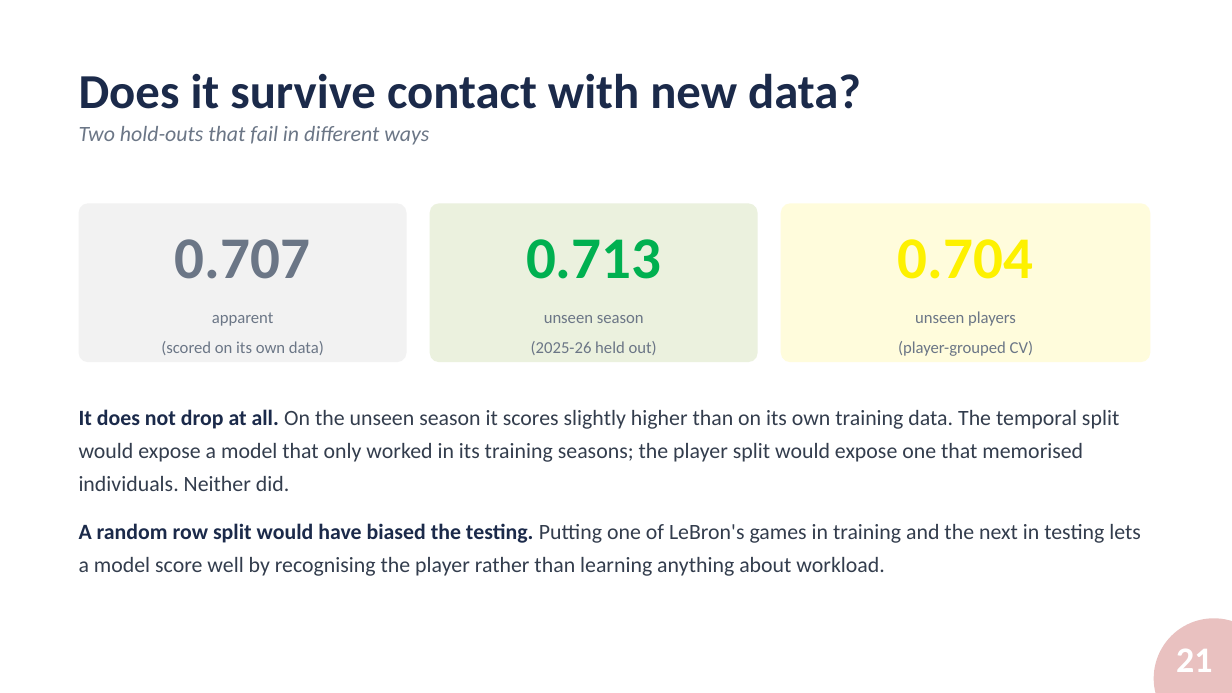
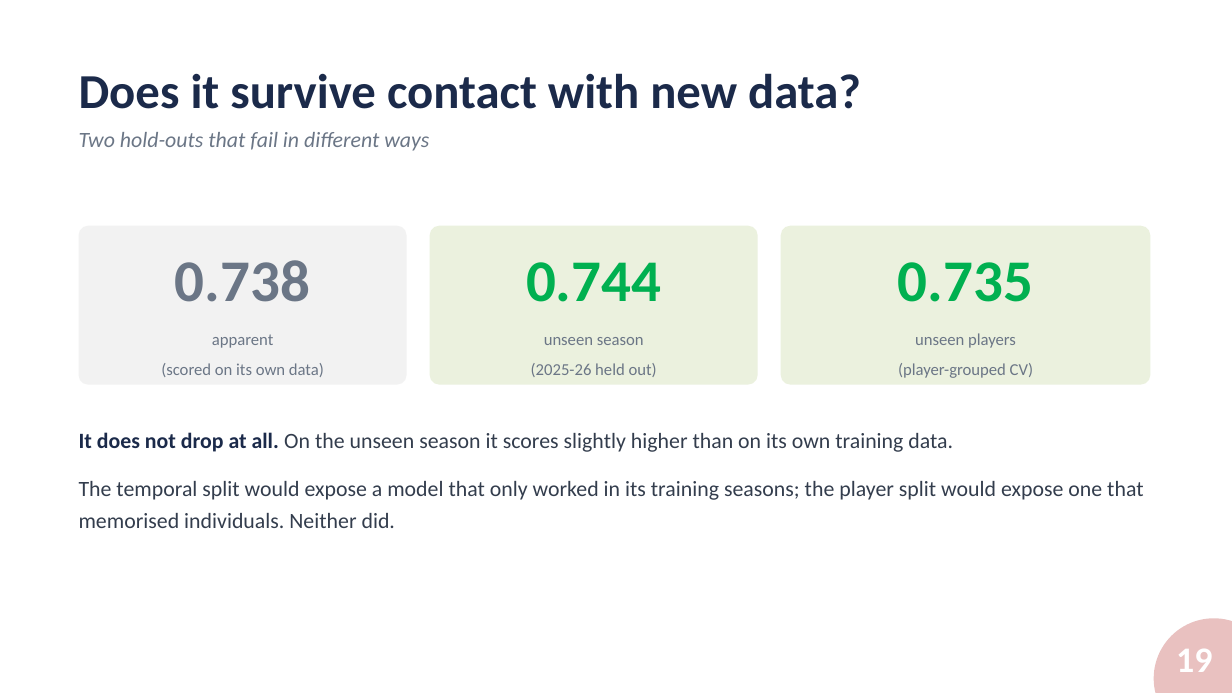
Before and after one commit to alexmartin360/Basketball-Workload-Injury-Risk-Profile, a slide deck: slide 19 of docs/SPB_Presentation_AlexMartin.pptx (slide 21 before the commit). Drawn at 1232x693 pixels with LibreOffice and Linux fonts; fonts in the diff are those of the drawing; background and template pictures are left out. Boxes give left, top, right and bottom in pixels: in the first picture for what was removed or moved away, otherwise in the second. Text is boxed around its words. In the diff, an @@ line names an element or a change of style, - is before the commit and + after.

```diff
--- a/docs/SPB_Presentation_AlexMartin.pptx
+++ b/docs/SPB_Presentation_AlexMartin.pptx
@@ text "Two hold-outs that fail in ...": place and size @@
-text "Two hold-outs that fail in ..." at [79,126,429,145]
+text "Two hold-outs that fail in ..." at [79,132,429,151]
@@ 3 rounded rectangles: place and size @@
-3 rounded rectangles at [79,203,1151,362]
+3 rounded rectangles at [79,226,1151,384]
@@ rounded rectangle at [781,226,1151,384]: fill #FFFCDC to #EBF1DE @@
@@ text at [175,260,310,302]: text changed @@
-0.707
+0.738
@@ text at [526,262,661,302]: text changed @@
-0.713
+0.744
@@ text at [898,262,1033,302]: text changed; text colour #FDF100 to #00B050 @@
-0.704
+0.735
@@ 3 texts: place and size @@
-3 texts at [161,311,1033,356]
+3 texts at [161,333,1033,378]
@@ text at [79,432,1143,528]: text changed @@
-It does not drop at all. On the unseen season it scores slightly higher than on its own training data. The temporal split would expose a model that only worked in its training seasons; the player split would expose one that memorised individuals. Neither did.
-A random row split would have biased the testing. Putting one of LeBron's games in training and the next in testing lets a model score well by recognising the player rather than learning anything about workload.
+It does not drop at all. On the unseen season it scores slightly higher than on its own training data.
+The temporal split would expose a model that only worked in its training seasons; the player split would expose one that memorised individuals. Neither did.
@@ page number at [1176,649,1212,672]: text changed @@
-21
+19
```
Also in this commit, not shown: 18 other slides changed, 1 slide added, 2 slides removed, 1 other file.
